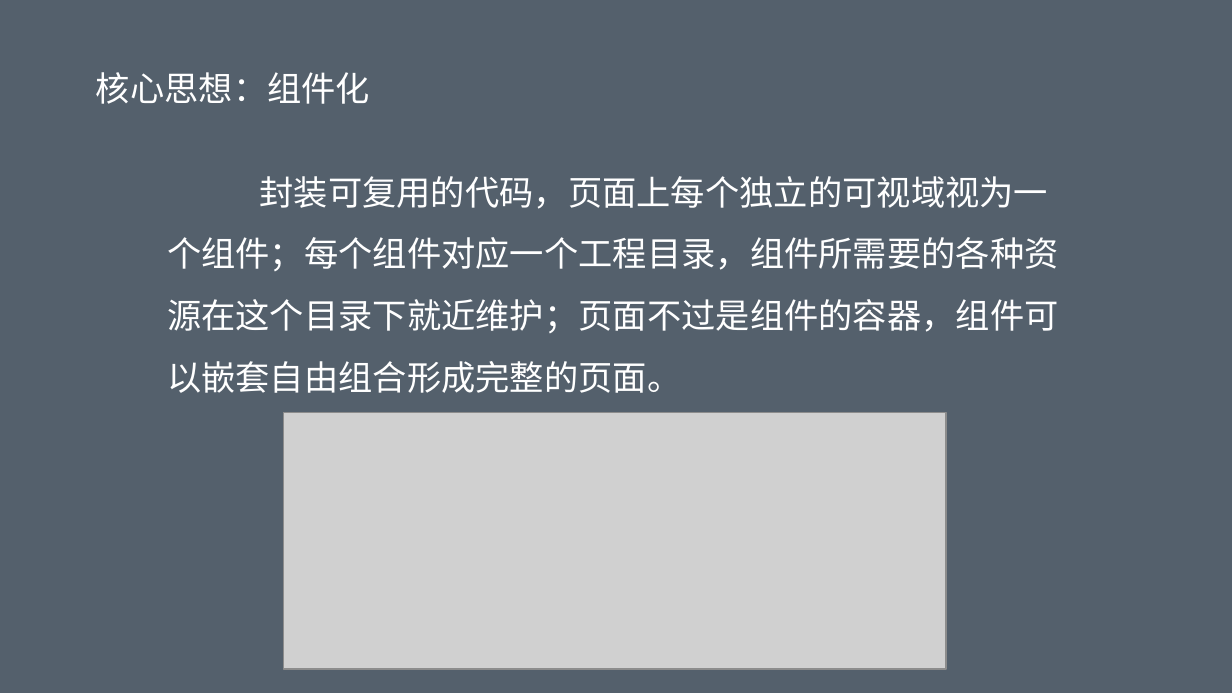
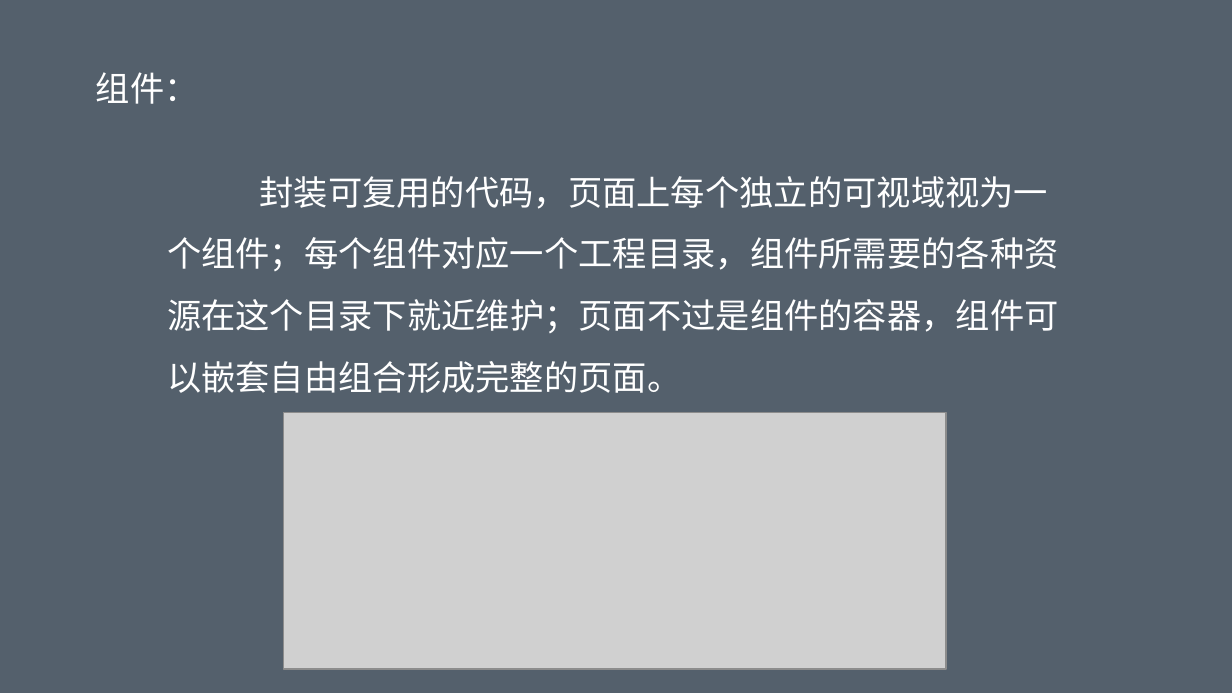
Before and after one commit to geekww/corlex, a slide deck: slide 27 of 自开发页面规范、ES6语法、vue.js技术介绍.pptx. Drawn at 1232x693 pixels with LibreOffice and Linux fonts; fonts in the diff are those of the drawing; grey boxes stand for pictures. Boxes give left, top, right and bottom in pixels: in the first picture for what was removed or moved away, otherwise in the second. Text is boxed around its words. In the diff, an @@ line names an element or a change of style, - is before the commit and + after.

```diff
--- a/自开发页面规范、ES6语法、vue.js技术介绍.pptx
+++ b/自开发页面规范、ES6语法、vue.js技术介绍.pptx
@@ text at bbox=[96, 72, 199, 104]: text changed @@
-核心思想：组件化
+组件：
```
Also in this commit, not shown: 6 other slides changed, 5 slides added, 2 slides removed, 3 other files.
